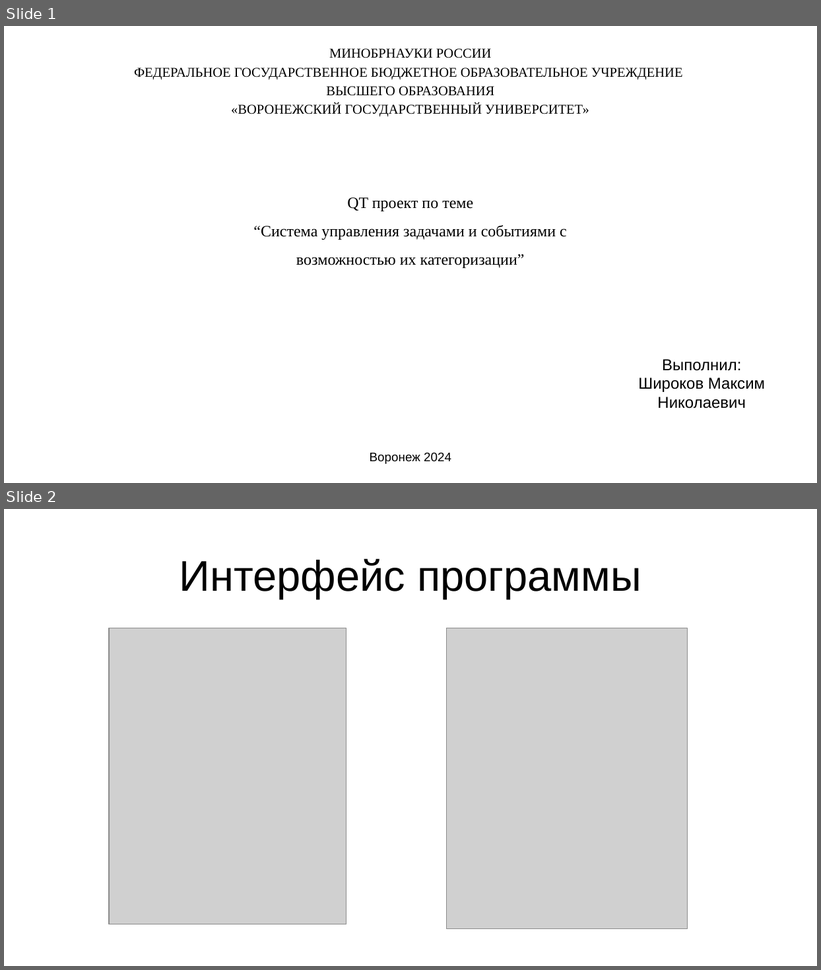
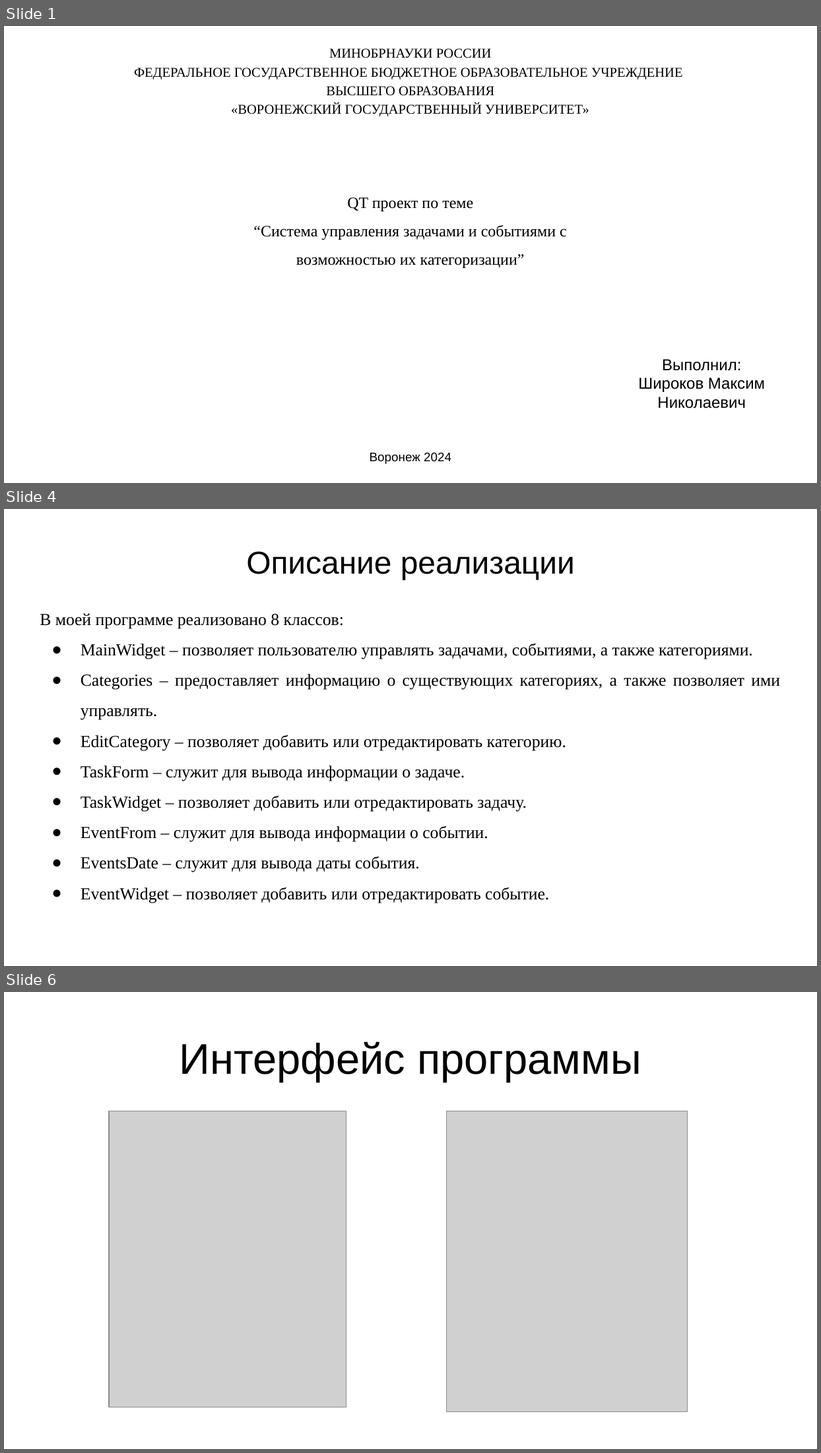
Before and after one commit to SutsuraGod/To-Do-List, a slide deck: Информация о программе/Презентация.pptx. Shown one above the other, each under a label of ours: slides 1 and 2 before the commit, slides 1, 4 and 6 after it; the slides between them are not shown. The pictures are 821x970 and 821x1453 pixels, drawn with LibreOffice and Linux fonts; fonts in the diff are those of the drawing; grey boxes stand for pictures. Boxes give left, top, right and bottom in pixels: in the first picture for what was removed or moved away, otherwise in the second. Text is boxed around its words. In the diff, an @@ line names an element or a change of style, - is before the commit and + after.

```diff
--- a/Информация о программе/Презентация.pptx
+++ b/Информация о программе/Презентация.pptx
@@ slide 4 added at (4,509,817,966), background #FFFFFF @@
@@ title added at (246,551,575,580), 28 pt, text #000000 @@
+Описание реализации
@@ subtitle added at (40,613,780,903), 15 pt, text #000000 @@
+В моей программе реализовано 8 классов:
+● MainWidget – позволяет пользователю управлять задачами, событиями, а также категориями.
+● Categories – предоставляет информацию о существующих категориях, а также позволяет ими управлять.
+● EditCategory – позволяет добавить или отредактировать категорию.
+● TaskForm – служит для вывода информации о задаче.
+● TaskWidget – позволяет добавить или отредактировать задачу.
+● EventFrom – служит для вывода информации о событии.
+● EventsDate – служит для вывода даты события.
+● EventWidget – позволяет добавить или отредактировать событие.
@@ what was slide 2 is now slide 6 @@
```
Also in this commit, not shown: 4 other slides added, 1 slide removed, 15 other files.
